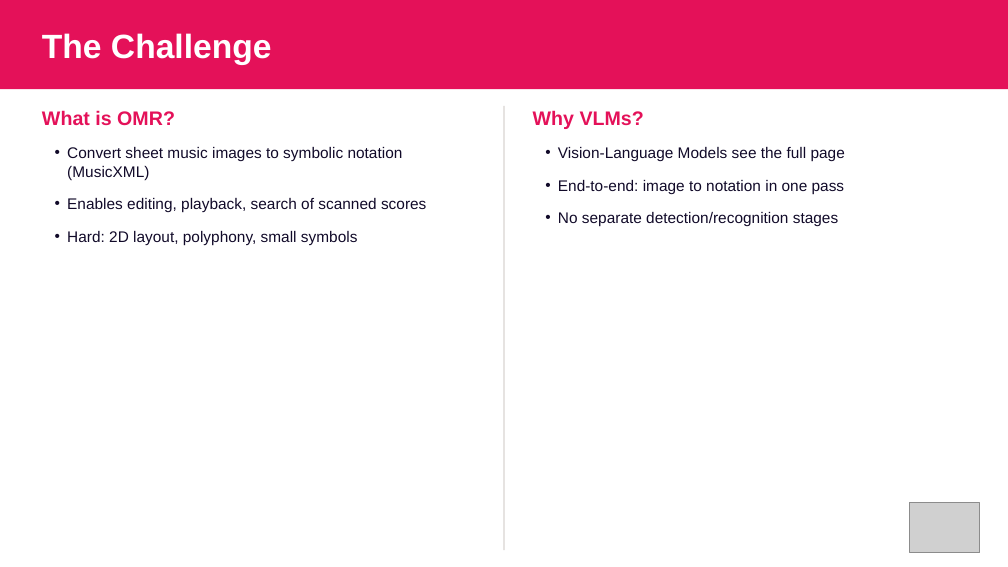
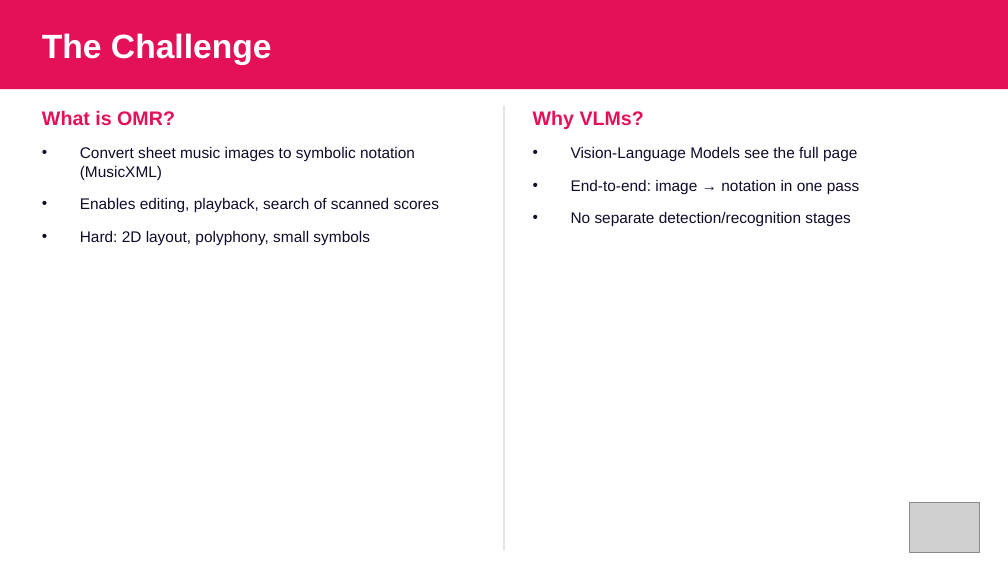
Before and after one commit to kungfuai/CVlization, a slide deck: slide 2 of examples/perception/optical_music_recognition/slides-omr-mxc/omr-mxc-results.pptx (slide 6 before the commit). Drawn at 1008x567 pixels with LibreOffice and Linux fonts; fonts in the diff are those of the drawing; grey boxes stand for pictures. Boxes give left, top, right and bottom in pixels: in the first picture for what was removed or moved away, otherwise in the second. Text is boxed around its words. In the diff, an @@ line names an element or a change of style, - is before the commit and + after.

```diff
--- a/examples/perception/optical_music_recognition/slides-omr-mxc/omr-mxc-results.pptx
+++ b/examples/perception/optical_music_recognition/slides-omr-mxc/omr-mxc-results.pptx
@@ text "Convert sheet music images to ..." at box(80, 147, 439, 245): indent changed @@
@@ text at box(571, 147, 857, 227): indent changed @@
@@ text at box(571, 180, 860, 194): text changed @@
-• End-to-end: image to notation in one pass
+• End-to-end: image → notation in one pass
```
Also in this commit, not shown: 8 other slides changed, 7 slides removed, 31 other files.
